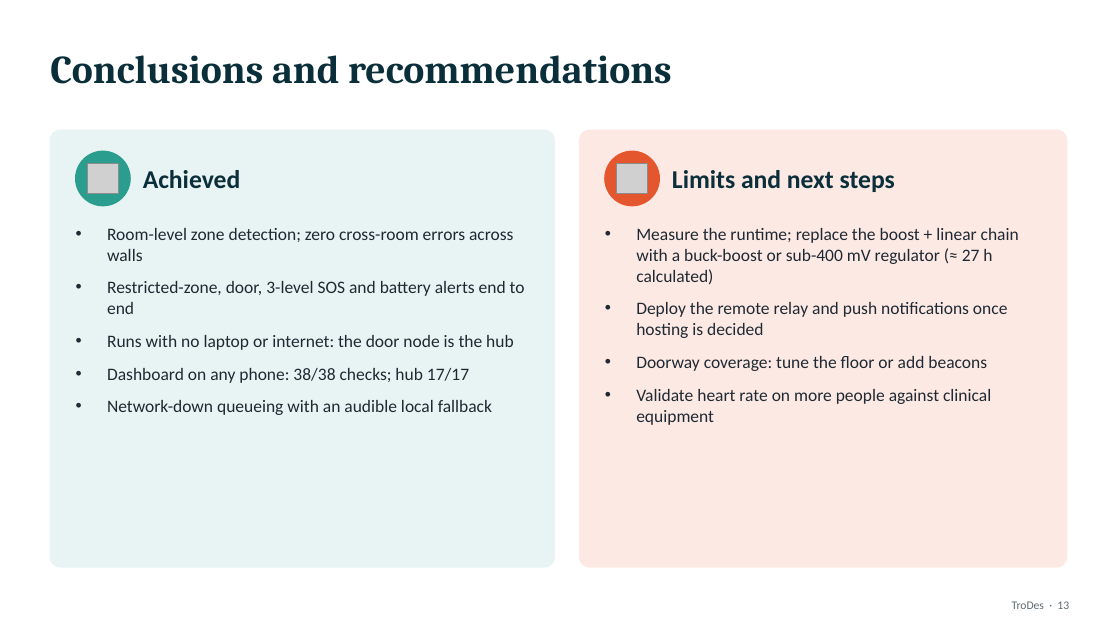
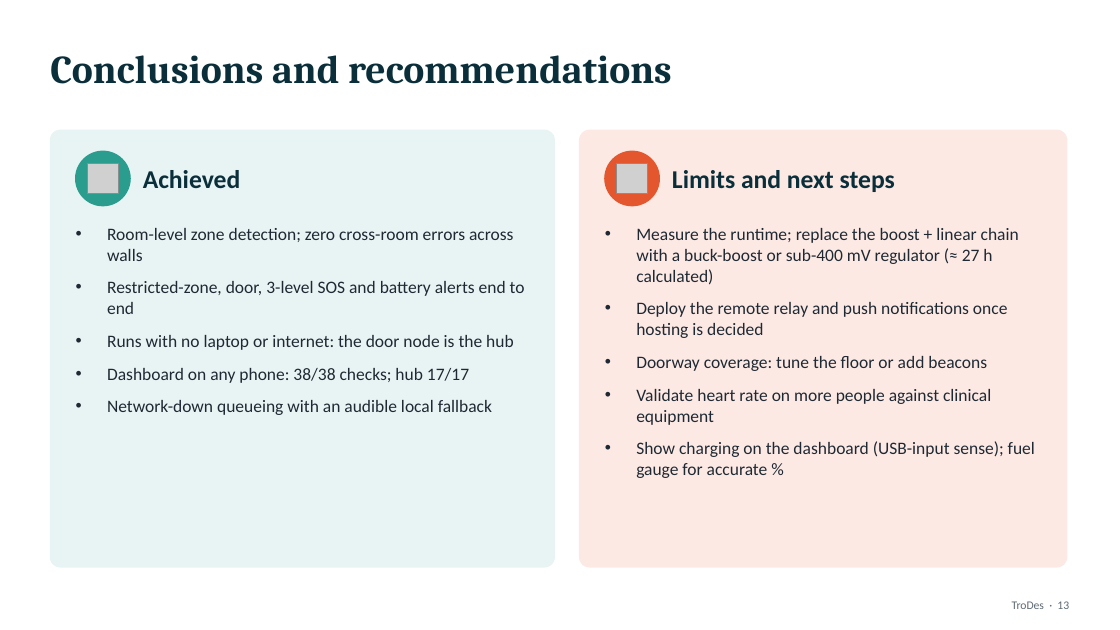
Before and after one commit to Jeju2004/SESEM, a slide deck: slide 13 of deliverables/drafts/TroDes_Defense_Presentation_DRAFT_v0.3.pptx. Drawn at 1120x630 pixels with LibreOffice and Linux fonts; fonts in the diff are those of the drawing; grey boxes stand for pictures. Boxes give left, top, right and bottom in pixels: in the first picture for what was removed or moved away, otherwise in the second. Text is boxed around its words. In the diff, an @@ line names an element or a change of style, - is before the commit and + after.

```diff
--- a/deliverables/drafts/TroDes_Defense_Presentation_DRAFT_v0.3.pptx
+++ b/deliverables/drafts/TroDes_Defense_Presentation_DRAFT_v0.3.pptx
@@ text at bbox=[636, 441, 1035, 478]: paragraph added @@
+• Show charging on the dashboard (USB-input sense); fuel gauge for accurate %
```
Also in this commit, not shown: 6 other files.
